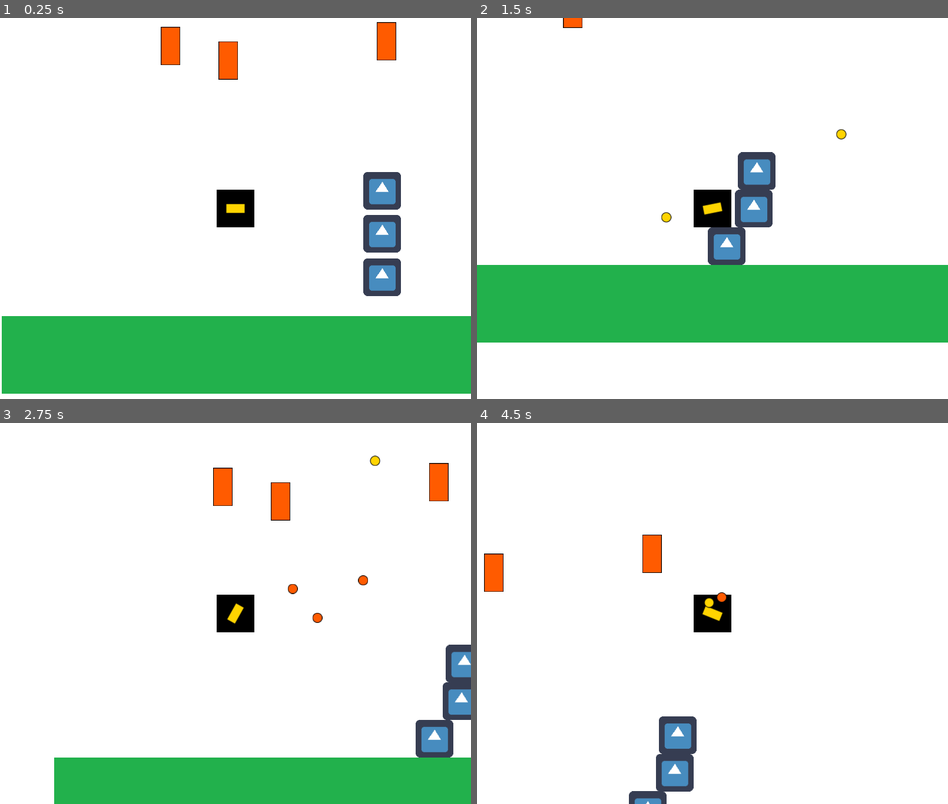
Above: before the commit, frames 1-4 (two rows, left to right).
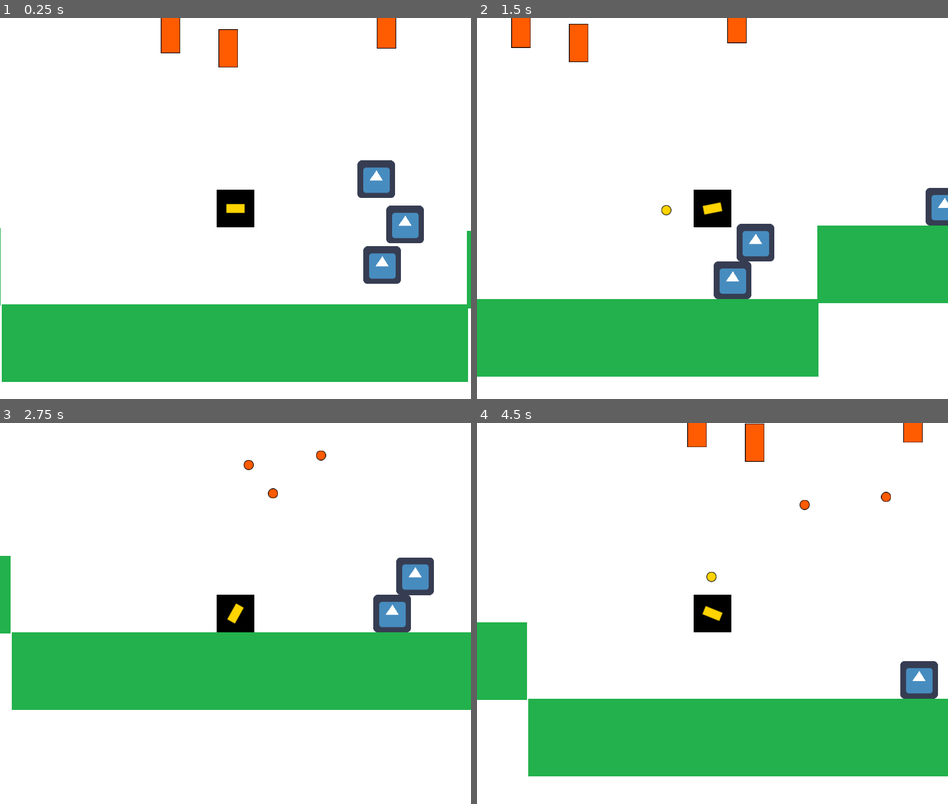
Above: after the commit, the same moments.

Repository: Markosuuu/entregas-ipv-diaz-marcos
Game: Godot game, scene res://Main.tscn
Two runs of this game, one before a commit and one after it. Both use one fixed random seed, a clock stepped at 60 frames per second and the inputs below. The engine's default icon, where the game draws it, is replaced by a stand-in: a white triangle on a blue panel in a dark square.
Inputs (mouse positions are in pixels of both pictures, inside the frame that each line leads up to):
- Up to frame 1 (0.25 s): no input
- Up to frame 2 (1.5 s): move the mouse to (816, 189) at 0.52 s; hold D (move_right) 0.53-1.28 s; click (816, 189) at 0.6 s; tap Space (Saltar) at 0.77 s; move the mouse to (618, 227) at 1.27 s; hold A (move_left) from 1.28 s (still down); click (618, 227) at 1.35 s
- Up to frame 3 (2.75 s): tap Space (Saltar) at 1.52 s; move the mouse to (282, 529) at 2.02 s; release A (move_left) at 2.03 s; hold D (move_right) from 2.03 s (still down); click (282, 529) at 2.1 s
- Up to frame 4 (4.5 s): move the mouse to (688, 689) at 2.77 s; click (688, 689) at 2.85 s; tap Space (Saltar) at 3.02, 3.77 s; move the mouse to (853, 670) at 3.52 s; release D (move_right) at 3.53 s; hold A (move_left) from 3.53 s (still down); click (853, 670) at 3.6 s; move the mouse to (571, 556) at 4.27 s; click (571, 556) at 4.35 s

The runs differ from the first frame. In frame 1, 9.8% of the frame differs, in the area x 0-100%, y 0-99%; in frame 2, 23%; in frame 3, 35%, in the area x 0-100%, y 7-100%; in frame 4, 24%.

Commit message:
fix: quise mejorar la física del player con las cajas

Diff:
--- a/entrega-3-diaz-marcos/Main.tscn
+++ b/entrega-3-diaz-marcos/Main.tscn
@@ -25,8 +25,10 @@
 
 [node name="Player" parent="." unique_id=900235231 instance=ExtResource("1")]
 position = Vector2(397, 323)
-DISTANCIA_SALTO = 300.0
-GRAVEDAD = 4.8
+VELOCIDAD_LIMITE = 500.0
+DISTANCIA_SALTO = 500.0
+GRAVEDAD = 15.0
+FUERZA_DE_EMPUJE = 300.0
 
 [node name="Camera2D" type="Camera2D" parent="Player" unique_id=1944427597]
 
@@ -36,10 +38,10 @@
 position = Vector2(396, 582)
 
 [node name="Floor2" parent="PisoGeneral" unique_id=1836465677 instance=ExtResource("3_3dxm6")]
-position = Vector2(1188, 582)
+position = Vector2(-398, 452)
 
 [node name="Floor3" parent="PisoGeneral" unique_id=979543337 instance=ExtResource("3_3dxm6")]
-position = Vector2(1980, 582)
+position = Vector2(1186, 457)
 
 [node name="SpawnerTorretas" type="Node" parent="." unique_id=1790003435]
 script = ExtResource("7_lgr22")
@@ -49,15 +51,12 @@
 
 [node name="Caja" parent="Objetos" unique_id=1203634100 instance=ExtResource("7_trn2v")]
 position = Vector2(646, 421)
-mass = 0.5
 lock_rotation = true
 
 [node name="Caja2" parent="Objetos" unique_id=349368005 instance=ExtResource("7_trn2v")]
-position = Vector2(646, 347)
-mass = 0.5
+position = Vector2(685, 352)
 lock_rotation = true
 
 [node name="Caja3" parent="Objetos" unique_id=357845490 instance=ExtResource("7_trn2v")]
-position = Vector2(646, 274)
-mass = 0.5
+position = Vector2(636, 275)
 lock_rotation = true
--- a/entrega-3-diaz-marcos/entities/mundo/caja.tscn
+++ b/entrega-3-diaz-marcos/entities/mundo/caja.tscn
@@ -7,8 +7,7 @@
 
 [node name="Caja" type="RigidBody2D" unique_id=1203634100]
 collision_layer = 4
-collision_mask = 5
-sleeping = true
+collision_mask = 7
 max_contacts_reported = 1
 
 [node name="Sprite2D" type="Sprite2D" parent="." unique_id=429903830]
--- a/entrega-3-diaz-marcos/entities/player/Player.gd
+++ b/entrega-3-diaz-marcos/entities/player/Player.gd
@@ -10,7 +10,6 @@
 @export var GRAVEDAD: float = 2
 @export var FUERZA_DE_EMPUJE: float = 80.0
 
-#var velocidad: Vector2 = Vector2.ZERO
 var contenedor_balas: Node
 
 func set_contenedor_balas(container: Node):
@@ -43,11 +42,11 @@
 func _physics_process(_delta):
 	_get_inputs()
 	velocity.y += GRAVEDAD
+	self._empujar_cajas()
 	self.move_and_slide()
-	self._empujar_cajas()
 
 func _empujar_cajas() -> void:
 	for i in get_slide_collision_count():
 		var c = get_slide_collision(i)
 		if c.get_collider() is RigidBody2D:
-			c.get_collider().apply_central_impulse(-c.get_normal() * FUERZA_DE_EMPUJE)
+			c.get_collider().apply_impulse(-c.get_normal() * FUERZA_DE_EMPUJE)
